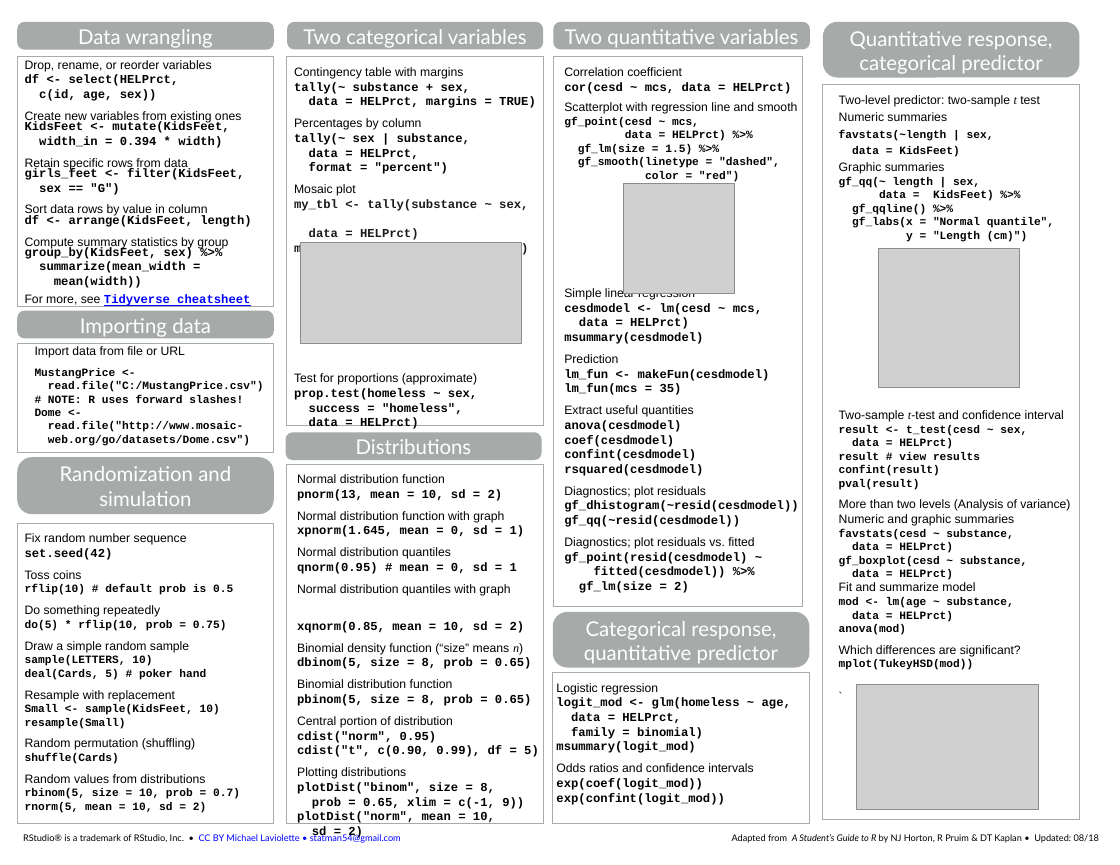
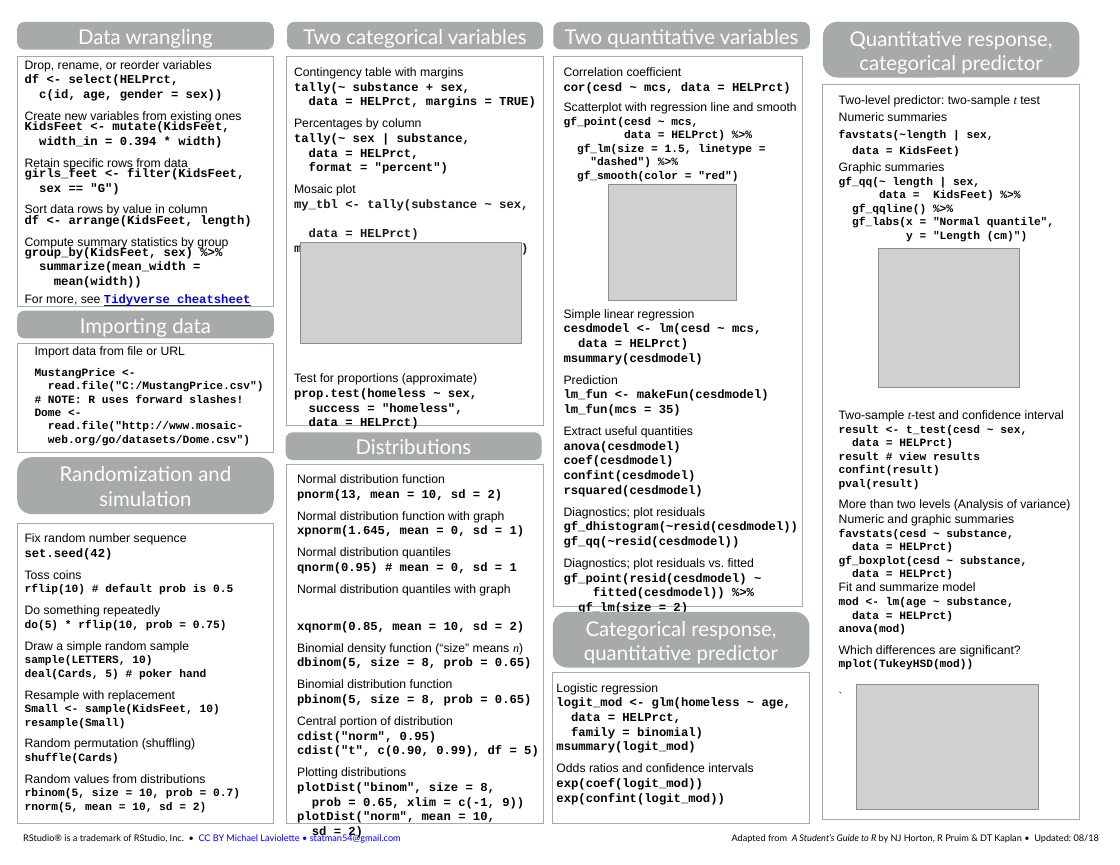
Before and after one commit to mlaviolet/Mosaic-cheatsheets, a slide deck: slide 2 of mosaic-cheatsheet-gf.pptx. Drawn at 1120x865 pixels with LibreOffice and Linux fonts; fonts in the diff are those of the drawing; grey boxes stand for pictures. Boxes give left, top, right and bottom in pixels: in the first picture for what was removed or moved away, otherwise in the second. Text is boxed around its words. In the diff, an @@ line names an element or a change of style, - is before the commit and + after.

```diff
--- a/mosaic-cheatsheet-gf.pptx
+++ b/mosaic-cheatsheet-gf.pptx
@@ text in rectangle at bbox=[39, 89, 223, 101]: text changed @@
-c(id, age, sex))
+c(id, age, gender = sex))
@@ text in rectangle at bbox=[577, 144, 752, 182]: text changed @@
-gf_lm(size = 1.5) %>%
-gf_smooth(linetype = "dashed",
-color = "red")
+gf_lm(size = 1.5, linetype =
+"dashed") %>%
+gf_smooth(color = "red")
@@ picture: place and size @@
-picture at bbox=[623, 183, 734, 293]
+picture at bbox=[608, 184, 737, 301]
```
Also in this commit, not shown: 1 other file.
